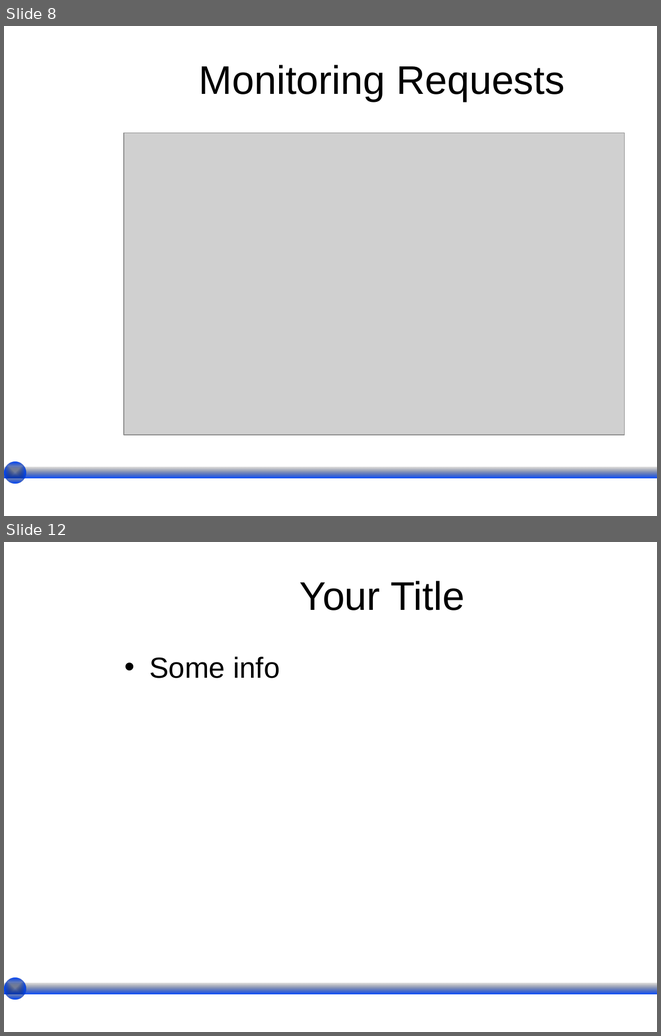
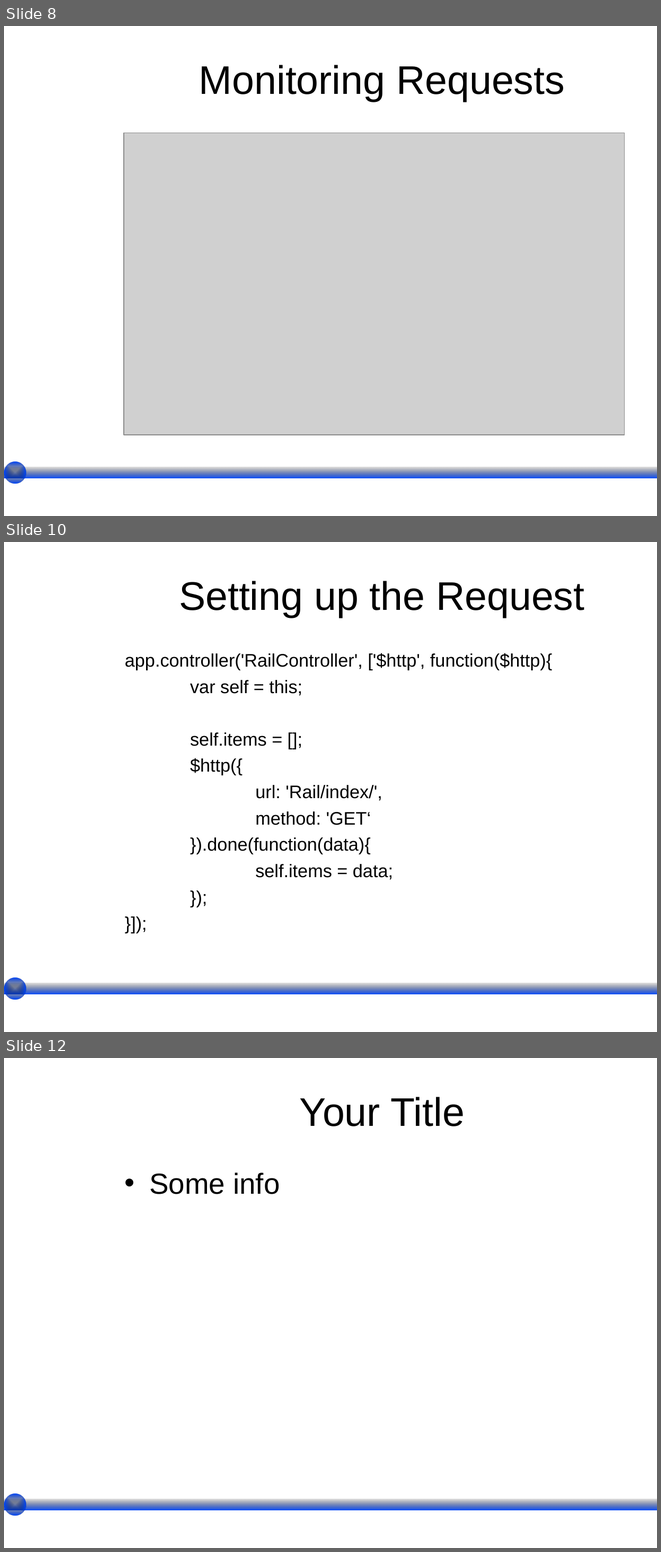
Before and after one commit to wesreisz/cis411-lightningTalks, a slide deck: GuyJeremyStitt.ppt. Shown one above the other, each under a label of ours: slides 8 and 12 before the commit, slides 8, 10 and 12 after it; the slides between them are not shown. The pictures are 661x1036 and 661x1552 pixels, drawn with LibreOffice and Linux fonts; fonts in the diff are those of the drawing; grey boxes stand for pictures; background and template pictures are left out. Boxes give left, top, right and bottom in pixels: in the first picture for what was removed or moved away, otherwise in the second. Text is boxed around its words. In the diff, an @@ line names an element or a change of style, - is before the commit and + after.

```diff
--- a/GuyJeremyStitt.ppt
+++ b/GuyJeremyStitt.ppt
@@ slide 10 added at [4, 542, 657, 1032], background picture (left out) @@
@@ title added at [179, 581, 584, 617], 44 pt, text #000000 @@
+Setting up the Request
@@ text added at [125, 653, 552, 880], 20 pt, text #000000 @@
+app.controller('RailController', ['$http', function($http){
+var self = this;
+self.items = [];
+$http({
+url: 'Rail/index/',
+method: 'GET‘
+}).done(function(data){
+self.items = data;
+});
+}]);
@@ rectangle added at [4, 983, 657, 994], fill gradient #000000 to #0047FF @@
@@ ellipse added at [4, 978, 26, 999], fill gradient #000000 to #0047FF @@
```
Also in this commit, not shown: 2 other slides added, 3 slides removed.
